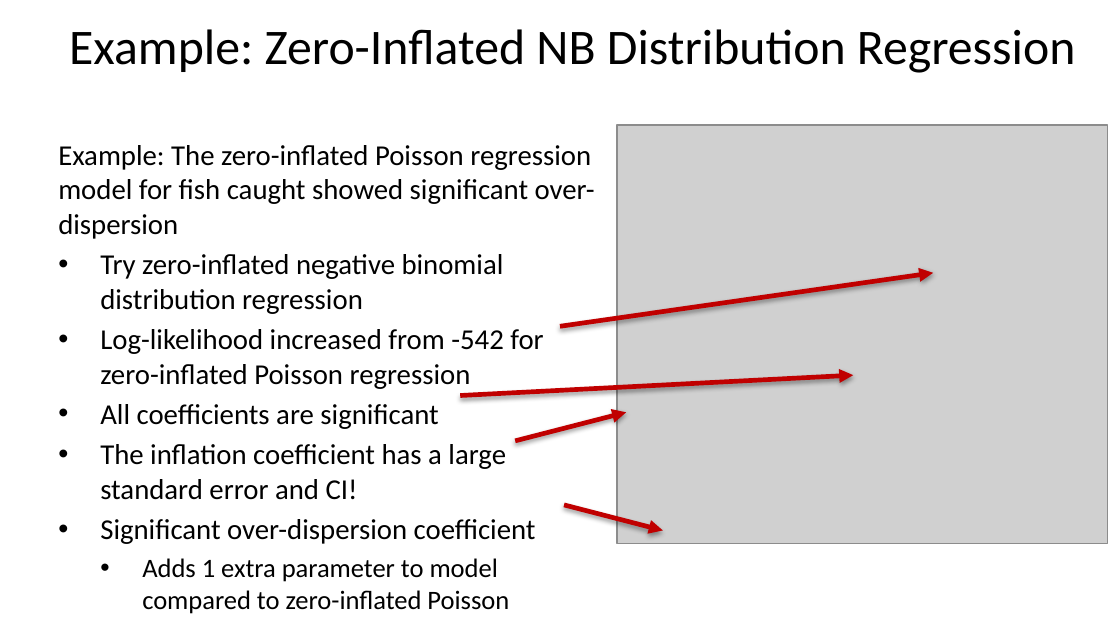
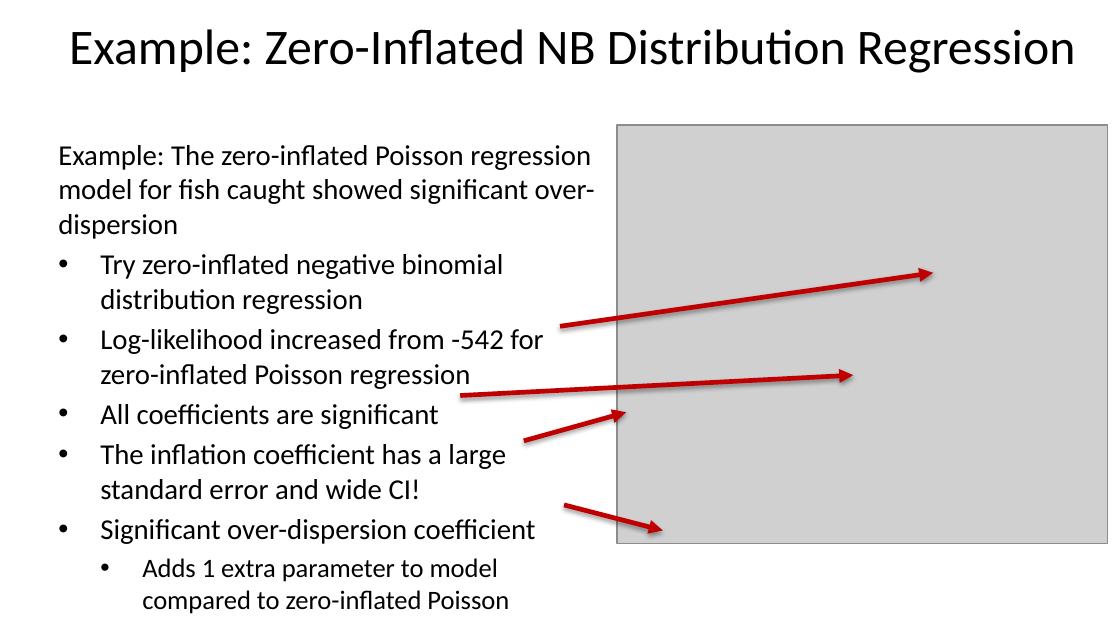
Before and after one commit to StephenElston/CSCI-E-83, a slide deck: slide 29 of LectureSlides/10b_ModelsFor OutliersAndOverdispersion.pptx. Drawn at 1120x630 pixels with LibreOffice and Linux fonts; fonts in the diff are those of the drawing; grey boxes stand for pictures. Boxes give left, top, right and bottom in pixels: in the first picture for what was removed or moved away, otherwise in the second. Text is boxed around its words. In the diff, an @@ line names an element or a change of style, - is before the commit and + after.

```diff
--- a/LectureSlides/10b_ModelsFor OutliersAndOverdispersion.pptx
+++ b/LectureSlides/10b_ModelsFor OutliersAndOverdispersion.pptx
@@ arrow moved from (515, 441) - (626, 412) to (524, 441) - (626, 412) @@
@@ text at box(100, 444, 506, 500): text changed @@
-• The inflation coefficient has a large standard error and CI!
+• The inflation coefficient has a large standard error and wide CI!
```
Also in this commit, not shown: 10 other slides changed.
